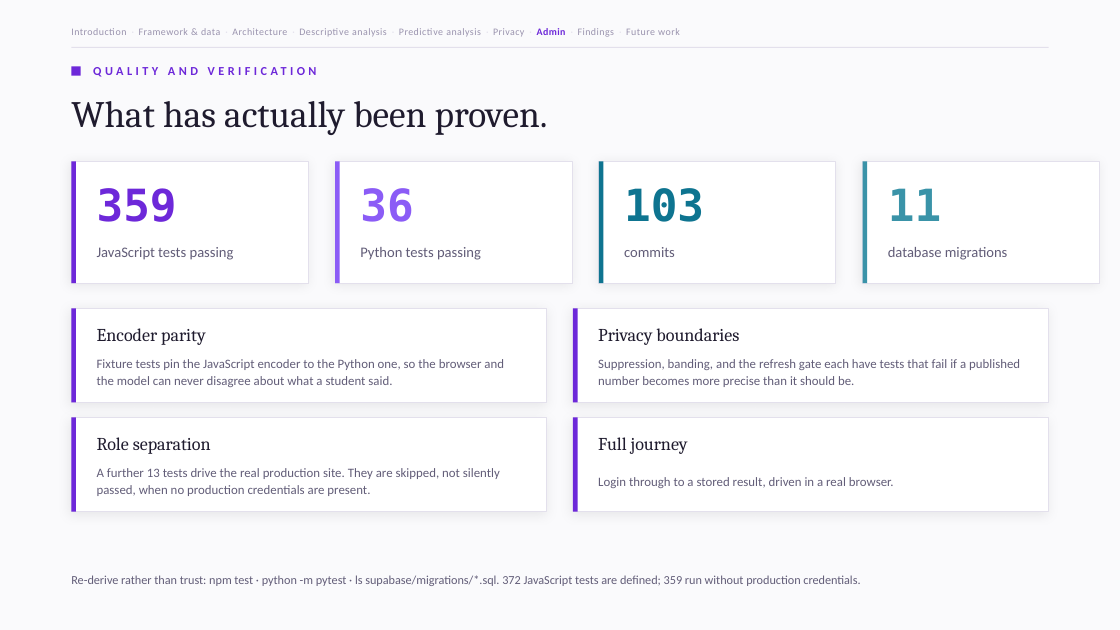
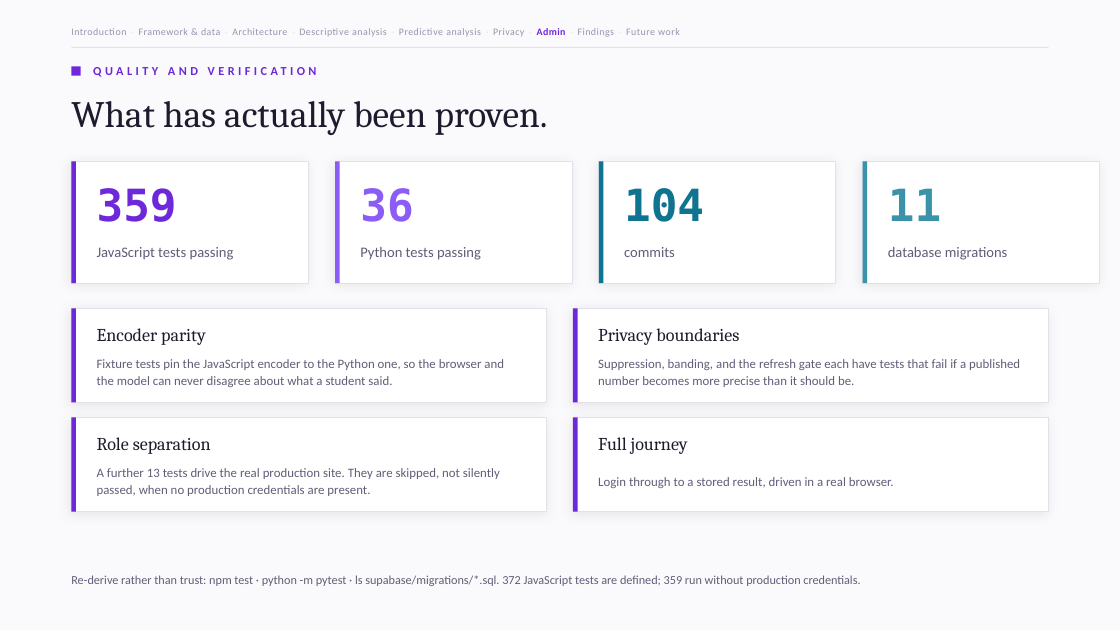
Before and after one commit to Zieszx/arah, a slide deck: slide 17 of ARAH-System-Overview.pptx. Drawn at 1120x630 pixels with LibreOffice and Linux fonts; fonts in the diff are those of the drawing. Boxes give left, top, right and bottom in pixels: in the first picture for what was removed or moved away, otherwise in the second. Text is boxed around its words. In the diff, an @@ line names an element or a change of style, - is before the commit and + after.

```diff
--- a/ARAH-System-Overview.pptx
+++ b/ARAH-System-Overview.pptx
@@ text at bbox=[624, 188, 704, 222]: text changed @@
-103
+104
```
Also in this commit, not shown: 3 other files.
